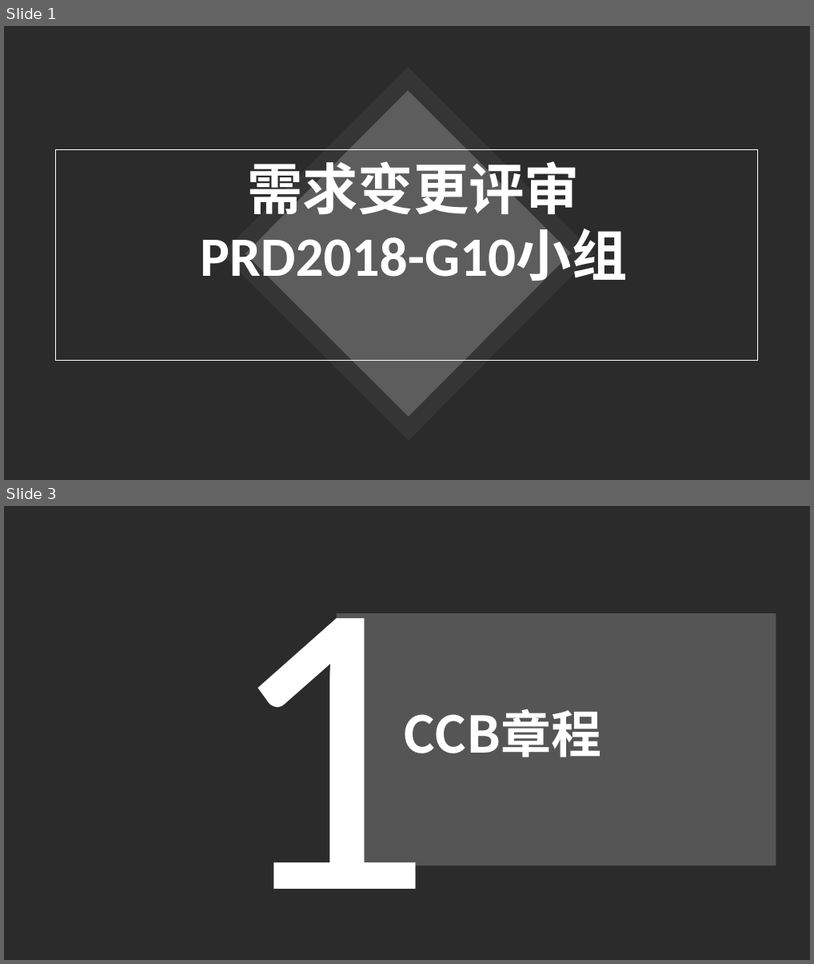
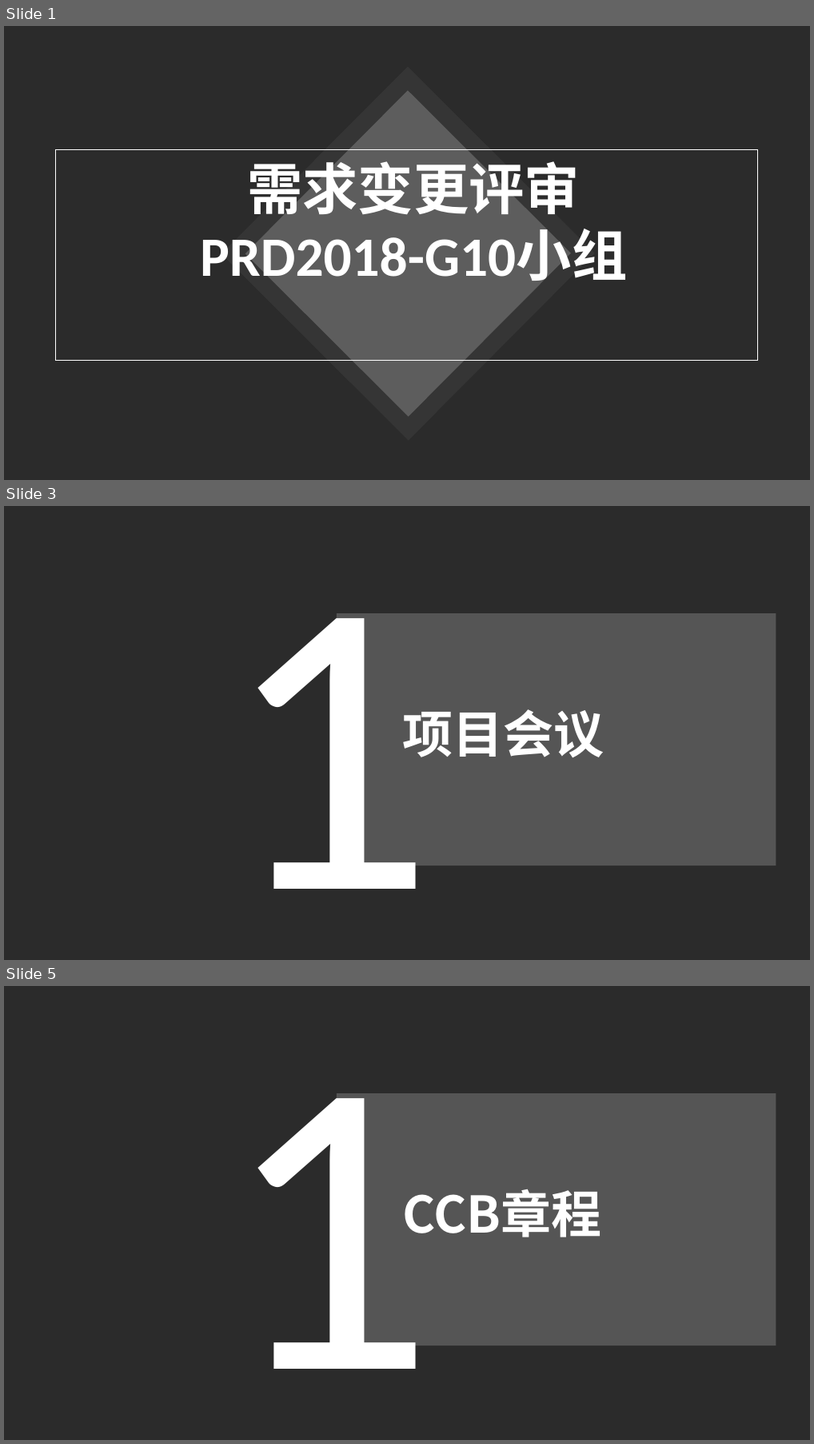
Before and after one commit to PRD2018-G10/TeachingAssistWebsiteProject, a slide deck: 所有组员每周任务/Date0104-2019/PRD2018-G10-需求变更评审ppt.pptx. Shown one above the other, each under a label of ours: slides 1 and 3 before the commit, slides 1, 3 and 5 after it; the slides between them are not shown. The pictures are 814x964 and 814x1444 pixels, drawn with LibreOffice and Linux fonts; fonts in the diff are those of the drawing; background and template pictures are left out; a plain dark background stands for a picture behind light text. Boxes give left, top, right and bottom in pixels: in the first picture for what was removed or moved away, otherwise in the second. Text is boxed around its words. In the diff, an @@ line names an element or a change of style, - is before the commit and + after.

```diff
--- a/所有组员每周任务/Date0104-2019/PRD2018-G10-需求变更评审ppt.pptx
+++ b/所有组员每周任务/Date0104-2019/PRD2018-G10-需求变更评审ppt.pptx
@@ slide 3 added at bbox=[4, 506, 810, 960], background picture (left out) @@
@@ text added at bbox=[222, 613, 434, 888], 500 pt, text #FFFFFF @@
+1
@@ rectangle added at bbox=[337, 613, 777, 865], fill #FFFFFF at 20% opacity @@
@@ text added at bbox=[403, 709, 605, 757], 60 pt, text #FFFFFF, bold @@
+项目会议
@@ what was slide 3 is now slide 5 @@
```
Also in this commit, not shown: 1 slide changed, 1 other slide added.
